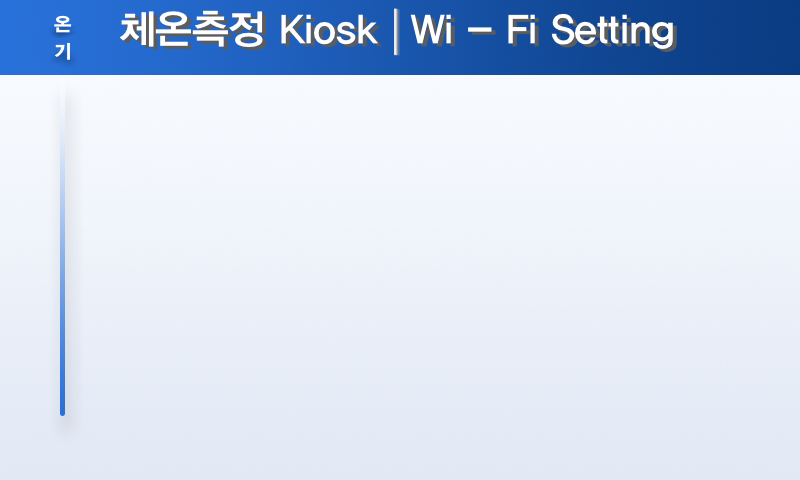
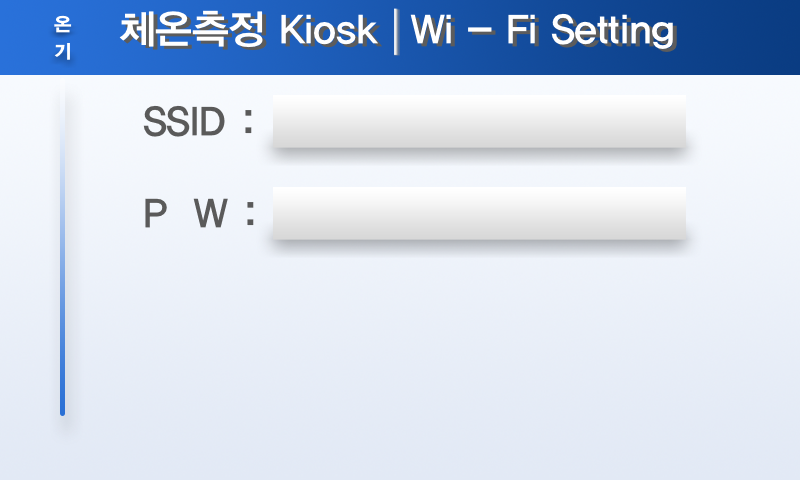
Before/after of a w=800, h=480 layered artwork. What changed in the layer stack:
added layer "P W :" above "SSID :" over [left=145, top=198, right=254, bottom=228]
added layer "SSID :" above "체온측정 Kiosk" over [left=143, top=105, right=252, bottom=137]
added layer "레이어 6" above "레이어 5" over [left=273, top=187, right=686, bottom=240]
added layer "레이어 5" above "레이어 4" over [left=273, top=95, right=686, bottom=148]
